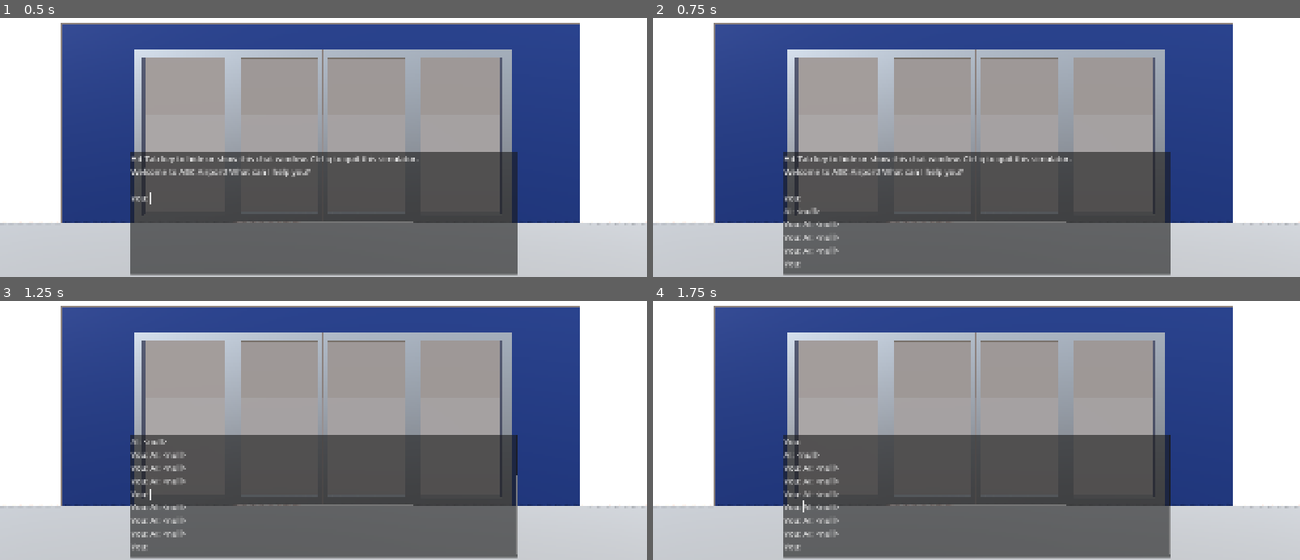
Above: before the commit, frames 1-4 (two rows, left to right).
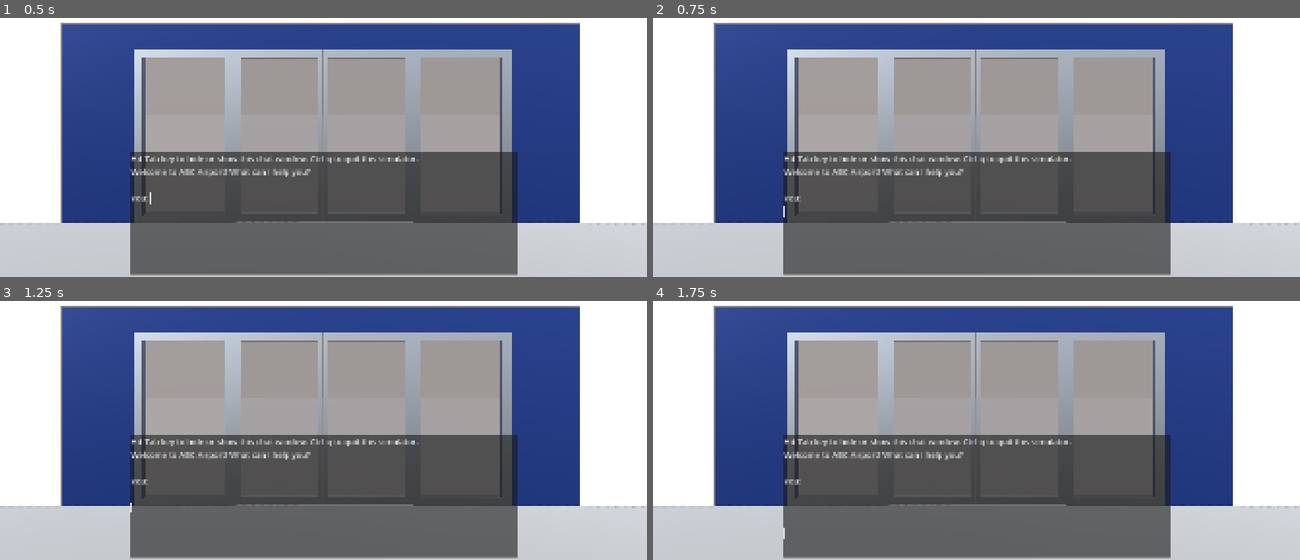
Above: after the commit, the same moments.

Repository: araobp/airport
Game: Godot game, scene res://System.tscn
The game is run twice, just before and just after one commit, with the same random seed, the same clock (stepped at 60 frames per second) and the same inputs.
Inputs (mouse positions are in pixels of both pictures, inside the frame that each line leads up to):
- Up to frame 1 (0.5 s): no input
- Up to frame 2 (0.75 s): tap Enter (ui_accept) at 0.5 s; move the mouse to (976, 212) at 0.52 s; hold Right (ui_right) from 0.53 s (still down); click (976, 212) at 0.67 s
- Up to frame 3 (1.25 s): keep holding Right (ui_right); tap Enter (ui_accept) at 0.77 s
- Up to frame 4 (1.75 s): tap Enter (ui_accept) at 1.25, 1.52 s; move the mouse to (847, 396) at 1.27 s; release Right (ui_right) at 1.28 s; hold Down (ui_down) from 1.28 s (still down)

Frame 1 is identical in both runs. In frame 2, 0.4% of the frame differs, in the area x 20-29%, y 72-97%; in frame 3, 1.7%; in frame 4, 1.7%, in the area x 20-80%, y 51-98%.
Error in both runs: Attempt to call function 'get_as_text' in base 'null instance' on a null instance. (res://gemini.gd:18)

Commit message:
feat: Implement multimodal AI with screen capture
This commit introduces a major enhancement to the AI, enabling it to understand the user's view by capturing and analyzing screenshots.

Key changes:
- **Multimodal Input:** The AI can now accept and process images along with text queries.
- **Screen Capture:** A new function has been added to capture the current viewport, resize it, and send it to the AI as a Base64 encoded image.
- **Improved Chat:** The chat now only sends the most recent user input to the AI, making the interaction more efficient.
- **UI Tweak:** The chat window no longer inserts a tab character when the tab key is pressed.

Diff:
--- a/airport/chat_window.gd
+++ b/airport/chat_window.gd
@@ -11,6 +11,7 @@
 		Input.set_mouse_mode(Input.MOUSE_MODE_VISIBLE)
 	else:
 		Input.set_mouse_mode(Input.MOUSE_MODE_HIDDEN)
+
 # Disable tab key to insert tab space in TextEdit
 func _gui_input(event):
 	if event.is_action_pressed("ui_focus_next"):
--- a/airport/gemini.gd
+++ b/airport/gemini.gd
@@ -24,7 +24,7 @@
 	GEMINI_API_KEY = _get_environment_variable(GEMINI_API_KEY_FILE_PATH)
 	HTTP_REQUEST = http_request
 
-func chat(query, system_instruction, mcp_server=null):
+func chat(query, system_instruction, mcp_server=null, base64_image=null):
 
 	const headers = [
 		"Content-Type: application/json",
@@ -37,8 +37,7 @@
 		]
 	}
 
-	var contents = [
-  		{
+	var content = {
 			"role": "user",
 			"parts": [
 	  			{
@@ -46,7 +45,16 @@
 	  			},
 			],
   		}
-	]
+
+	if base64_image:
+		content["parts"].append({
+			"inline_data": {
+				"mime_type":"image/jpeg",
+				"data": base64_image
+			}
+		})
+
+	var contents = [content]
 
 	var payload = {
 		"system_instruction": system_instruction_,
@@ -65,6 +73,7 @@
 	var response_text = null
 
 	while true:
+		# print(payload)
 
 		var err = HTTP_REQUEST.request(
 			GEMINI_API + "?key=" + GEMINI_API_KEY,
--- a/airport/mcp_client.gd
+++ b/airport/mcp_client.gd
@@ -3,7 +3,24 @@
 var mcp_server
 var gemini
 
+var lastText = ""
+
 @export var first_person : CharacterBody3D
+@export var image_resize_ratio: float = 0.5
+
+var utilities = preload("res://utilities.gd").new()
+
+func _capture_image():
+	var image = get_viewport().get_texture().get_image()
+
+	# Resize the image to make the size smaller
+	image.resize(image.get_width()*image_resize_ratio, image.get_height() * image_resize_ratio, Image.INTERPOLATE_BILINEAR)
+
+	# Encode the image to Base64
+	var b64image = Marshalls.raw_to_base64(image.save_jpg_to_buffer())
+
+
+	return b64image
 
 func _system_instruction():
 	return """
@@ -28,7 +45,9 @@
 	var tools = mcp_server.list_tools()
 
 	$ChatWindow.grab_focus()
-	$ChatWindow.insert_text_at_caret("Hit Tab key to hide or show this chat window. Ctrl-q to quit this simulator.\nWelcome to ABC Airport! What can I help you?\n\nYou: ")
+	const WELCOME_MESSAGE = "Hit Tab key to hide or show this chat window. Ctrl-q to quit this simulator.\nWelcome to ABC Airport! What can I help you?\n\nYou: "
+	$ChatWindow.insert_text_at_caret(WELCOME_MESSAGE)
+	lastText = WELCOME_MESSAGE
 
 var processing = false
 
@@ -44,12 +63,16 @@
 
 	if !processing and Input.is_key_pressed(KEY_ENTER) and $ChatWindow.text != "":
 		processing = true
-		var text = $ChatWindow.text
+		var query = utilities.get_newly_added_lines(lastText, $ChatWindow.text)[-1].replace("You: ", "")
+		print(query)
+
 		var response_text = await gemini.chat(
-			text,
+			query,
 			_system_instruction(),
-			mcp_server
+			mcp_server,
+			_capture_image()
 			)
 		$ChatWindow.insert_text_at_caret("AI: {response_text}\nYou: ".format({"response_text": response_text}), -1)
 		$ChatWindow.scroll_vertical = 10000
+		lastText = $ChatWindow.text
 		processing = false
--- a/airport/mcp_server.gd
+++ b/airport/mcp_server.gd
@@ -8,7 +8,7 @@
 func _ready():
 	var door_objects = $"../Doors".get_children()
 	for obj in door_objects:
-		print(obj)
+		# print(obj)
 		doors[obj.name] = obj
 
 const GREETING_TOOL = {
--- a/airport/utilities.gd
+++ b/airport/utilities.gd
@@ -8,3 +8,15 @@
 func timer(tree, seconds):
 	await tree.create_timer(seconds).timeout
 	return "timer expired"
+
+# Generated by Gemini
+func get_newly_added_lines(old_text: String, new_text: String) -> PackedStringArray:
+	var old_lines = old_text.split("\n")
+	var new_lines = new_text.split("\n")
+	var added_lines = []
+
+	for new_line in new_lines:
+		if not new_line in old_lines:
+			added_lines.append(new_line)
+
+	return added_lines
